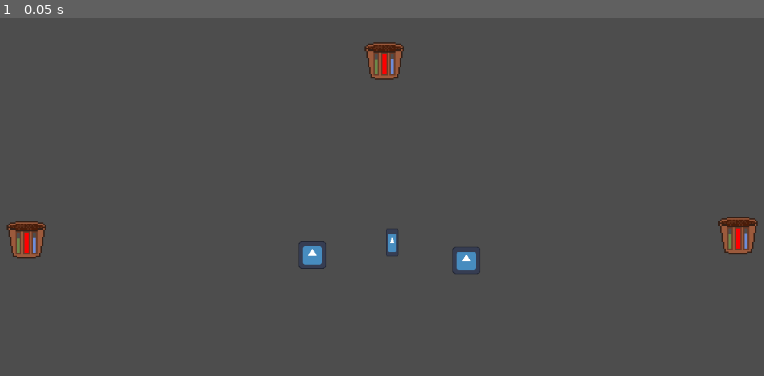
Above: before the commit, frame 1.
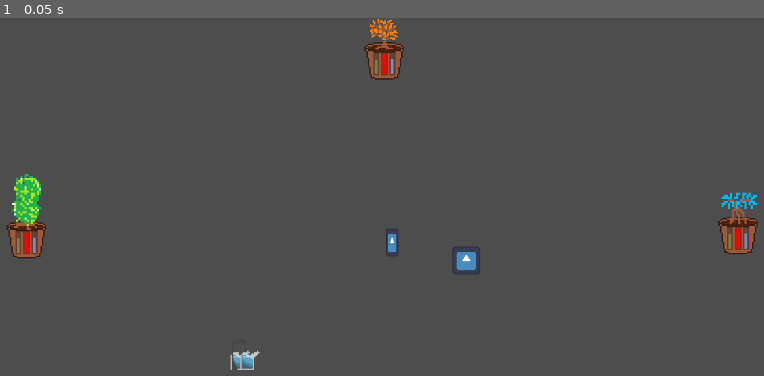
Above: after the commit, the same moment.

Repository: Chickenhatter/plants
Game: Godot game, scene res://scenes/planting.tscn
Same seed, same stepped clock (60 frames per second), same inputs: the game is played once before the commit and once after it. The project has no main scene, so this scene is started directly. The engine's default icon, where the game draws it, is replaced by a stand-in: a white triangle on a blue panel in a dark square.
Inputs:
- Up to frame 1 (0.05 s): no input

The runs differ from the first frame. In frame 1, 1.1% of the frame differs, in the area x 1-100%, y 0-99%.

Commit message:
4hr 4m adding images, plant/tap

Diff:
--- a/code/plant_2.gd
+++ b/code/plant_2.gd
@@ -23,8 +23,8 @@
 	if gardener_in == true:
 		if Input.is_action_just_pressed('ui_m'):
 			global.player_is_holding = "None"
-	nitrogen_level -= 0.04
-	water_level -= 0.04
+	nitrogen_level -= 0.02
+	water_level -= 0.05
 	if nitrogen_level > 0:
 		$Node2D/nitrogen.scale.y = nitrogen_level/100
 	else:
@@ -33,7 +33,8 @@
 		$Node2D/water.scale.y = water_level/100
 	else:
 		$Node2D/health.scale.y -= 0.00015
-
+	if $Node2D/health.scale.y < 0:
+		pass
 func _on_plant_2_body_entered(body: Node2D) -> void:
 	if body.name == "Gardener":
 		gardener_in = true
--- a/scenes/plant_3.gd
+++ b/scenes/plant_3.gd
@@ -23,9 +23,9 @@
 	if gardener_in == true:
 		if Input.is_action_just_pressed('ui_m'):
 			global.player_is_holding = "None"
-	nitrogen_level -= 0.04
-	water_level -= 0.04
-	if nitrogen_level >= 0:
+	nitrogen_level -= 0.05
+	water_level -= 0.03
+	if nitrogen_level > 0:
 		$Node2D/nitrogen.scale.y = nitrogen_level/100
 	else:
 		$Node2D/health.scale.y -= 0.00015
@@ -33,6 +33,9 @@
 		$Node2D/water.scale.y = water_level/100
 	else:
 		$Node2D/health.scale.y -= 0.00015
+	if $Node2D/health.scale.y < 0:
+		pass
+
 
 func _on_plant_3_body_entered(body: Node2D) -> void:
 	if body.name == "Gardener":
--- a/scenes/planting.tscn
+++ b/scenes/planting.tscn
@@ -4,15 +4,59 @@
 [ext_resource type="Script" uid="uid://by74oxqxva314" path="res://code/gardener.gd" id="1_yqlkl"]
 [ext_resource type="Texture2D" uid="uid://clqjvd54rarer" path="res://icon.svg" id="3_0u8u0"]
 [ext_resource type="Script" uid="uid://cuglktjf1psw6" path="res://code/plant_1.gd" id="3_n0q0x"]
+[ext_resource type="Texture2D" uid="uid://b8svuluhh2wp6" path="res://assets/water/pixil-frame-0(8).png" id="4_6ka5p"]
 [ext_resource type="Script" uid="uid://dyff6d8m3pjx4" path="res://code/plant_2.gd" id="4_haov4"]
-[ext_resource type="Texture2D" uid="uid://cp1hskc3i5mif" path="res://assets/pot.png" id="5_da11n"]
+[ext_resource type="Texture2D" uid="uid://s06hqeh6sl3c" path="res://assets/water/pixil-frame-0(9).png" id="5_07b6f"]
 [ext_resource type="Texture2D" uid="uid://cerxqa04ls8n4" path="res://assets/red.png" id="6_8qkjy"]
 [ext_resource type="Texture2D" uid="uid://cnotppifeb3yc" path="res://assets/white.png" id="6_da11n"]
+[ext_resource type="Texture2D" uid="uid://ce18sii6kcwcs" path="res://assets/water/pixil-frame-0(10).png" id="6_jxdym"]
 [ext_resource type="Script" uid="uid://drkqyxqqghodh" path="res://scenes/plant_3.gd" id="6_upcro"]
+[ext_resource type="Texture2D" uid="uid://drqdybko5u4bd" path="res://assets/water/pixil-frame-0(11).png" id="7_dh3n4"]
+[ext_resource type="Texture2D" uid="uid://oacjgiaf8r0j" path="res://assets/water/pixil-frame-0(12).png" id="8_83xjp"]
+[ext_resource type="Texture2D" uid="uid://6yb2fd726qro" path="res://assets/plant/pixil-frame-0(4).png" id="8_obu1i"]
+[ext_resource type="Texture2D" uid="uid://df7en27w3qdny" path="res://assets/water/pixil-frame-0(7).png" id="9_07b6f"]
+[ext_resource type="Texture2D" uid="uid://3vci7tbtek6q" path="res://assets/plant/pixil-frame-0(5).png" id="10_8fjue"]
+[ext_resource type="Texture2D" uid="uid://dei5x8u60jhn4" path="res://assets/plant/pot.png" id="12_oorq7"]
+[ext_resource type="Texture2D" uid="uid://bd65bxlc1vx7d" path="res://assets/plant/pixil-frame-0(6).png" id="12_vdpk5"]
 
 [sub_resource type="RectangleShape2D" id="RectangleShape2D_rjskk"]
 
 [sub_resource type="RectangleShape2D" id="RectangleShape2D_m4bn8"]
+
+[sub_resource type="SpriteFrames" id="SpriteFrames_7xrwy"]
+animations = [{
+"frames": [{
+"duration": 1.0,
+"texture": ExtResource("4_6ka5p")
+}, {
+"duration": 1.0,
+"texture": ExtResource("4_6ka5p")
+}, {
+"duration": 1.0,
+"texture": ExtResource("5_07b6f")
+}, {
+"duration": 1.0,
+"texture": ExtResource("6_jxdym")
+}, {
+"duration": 1.0,
+"texture": ExtResource("7_dh3n4")
+}, {
+"duration": 1.0,
+"texture": ExtResource("6_jxdym")
+}, {
+"duration": 1.0,
+"texture": ExtResource("8_83xjp")
+}, {
+"duration": 1.0,
+"texture": ExtResource("5_07b6f")
+}, {
+"duration": 1.0,
+"texture": ExtResource("4_6ka5p")
+}],
+"loop": 1,
+"name": &"default",
+"speed": 5.0
+}]
 
 [sub_resource type="RectangleShape2D" id="RectangleShape2D_n0q0x"]
 
@@ -37,6 +81,7 @@
 position = Vector2(-52, 9)
 
 [node name="Node2D" type="Node2D" parent="Node2D/place" unique_id=1036823222]
+position = Vector2(-44, 75)
 script = ExtResource("1_m4bn8")
 
 [node name="water_refill" type="Area2D" parent="Node2D/place/Node2D" unique_id=577857242]
@@ -44,10 +89,14 @@
 [node name="CollisionShape2D" type="CollisionShape2D" parent="Node2D/place/Node2D/water_refill" unique_id=1513169143]
 shape = SubResource("RectangleShape2D_m4bn8")
 
-[node name="Icon" type="Sprite2D" parent="Node2D/place/Node2D/water_refill" unique_id=1380895838]
-position = Vector2(-4.4703484e-07, 1.1920929e-07)
-scale = Vector2(0.15625, 0.15625)
-texture = ExtResource("3_0u8u0")
+[node name="AnimatedSprite2D" type="AnimatedSprite2D" parent="Node2D/place/Node2D/water_refill" unique_id=562951997]
+sprite_frames = SubResource("SpriteFrames_7xrwy")
+autoplay = "default"
+
+[node name="Sprite2D" type="Sprite2D" parent="Node2D/place/Node2D/water_refill" unique_id=1543326516]
+z_index = -1
+position = Vector2(-7, 0)
+texture = ExtResource("9_07b6f")
 
 [node name="Node2D2" type="Node2D" parent="Node2D/place" unique_id=409716333]
 position = Vector2(111, 4)
@@ -79,7 +128,7 @@
 [node name="Icon" type="Sprite2D" parent="Node2D/plant/Plant1" unique_id=1187602606]
 position = Vector2(0.99999994, 3.8146973e-06)
 scale = Vector2(0.7, 0.7)
-texture = ExtResource("5_da11n")
+texture = ExtResource("12_oorq7")
 
 [node name="Node2D" type="Node2D" parent="Node2D/plant/Plant1" unique_id=1580725470]
 
@@ -112,6 +161,11 @@
 scale = Vector2(0.0040846756, 0.014925365)
 texture = ExtResource("6_da11n")
 
+[node name="Sprite2D" type="Sprite2D" parent="Node2D/plant/Plant1" unique_id=1207824337]
+position = Vector2(-5.9604645e-08, -10.000001)
+scale = Vector2(0.7, 0.7)
+texture = ExtResource("8_obu1i")
+
 [node name="Plant2" type="Node2D" parent="Node2D/plant" unique_id=471260097]
 position = Vector2(-258, -68)
 scale = Vector2(1.5, 1.5)
@@ -126,7 +180,7 @@
 [node name="Icon" type="Sprite2D" parent="Node2D/plant/Plant2" unique_id=1819736240]
 position = Vector2(0.99999994, 3.8146973e-06)
 scale = Vector2(0.7, 0.7)
-texture = ExtResource("5_da11n")
+texture = ExtResource("12_oorq7")
 
 [node name="Node2D" type="Node2D" parent="Node2D/plant/Plant2" unique_id=580478644]
 
@@ -159,6 +213,10 @@
 scale = Vector2(0.0040846756, 0.014925365)
 texture = ExtResource("6_da11n")
 
+[node name="Sprite2D" type="Sprite2D" parent="Node2D/plant/Plant2" unique_id=283512895]
+position = Vector2(2, -17.333334)
+texture = ExtResource("10_8fjue")
+
 [node name="Plant3" type="Node2D" parent="Node2D/plant" unique_id=1277133985]
 position = Vector2(255, -71)
 scale = Vector2(1.5, 1.5)
@@ -173,7 +231,7 @@
 [node name="Icon" type="Sprite2D" parent="Node2D/plant/Plant3" unique_id=1847901028]
 position = Vector2(0.99999994, 3.8146973e-06)
 scale = Vector2(0.7, 0.7)
-texture = ExtResource("5_da11n")
+texture = ExtResource("12_oorq7")
 
 [node name="Node2D" type="Node2D" parent="Node2D/plant/Plant3" unique_id=168228391]
 
@@ -205,6 +263,10 @@
 position = Vector2(-0.1524298, -5.5000057)
 scale = Vector2(0.0040846756, 0.014925365)
 texture = ExtResource("6_da11n")
+
+[node name="Sprite2D" type="Sprite2D" parent="Node2D/plant/Plant3" unique_id=1985909004]
+position = Vector2(0, -9.333334)
+texture = ExtResource("12_vdpk5")
 
 [node name="box" type="Node2D" parent="Node2D" unique_id=1650328580]
 
Binary file added: assets/plant/pixil-frame-0(4).png
Not shown, added: assets/plant/pixil-frame-0(4).png.import
Binary file added: assets/plant/pixil-frame-0(5).png
Not shown, added: assets/plant/pixil-frame-0(5).png.import
Binary file added: assets/plant/pixil-frame-0(6).png
Not shown, added: assets/plant/pixil-frame-0(6).png.import
Renamed: assets/pot.png -> assets/plant/pot.png
Not shown, added: assets/plant/pot.png.import
Binary file added: assets/water/pixil-frame-0(10).png
Not shown, added: assets/water/pixil-frame-0(10).png.import
Binary file added: assets/water/pixil-frame-0(11).png
Not shown, added: assets/water/pixil-frame-0(11).png.import
(and 10 more such lines)
